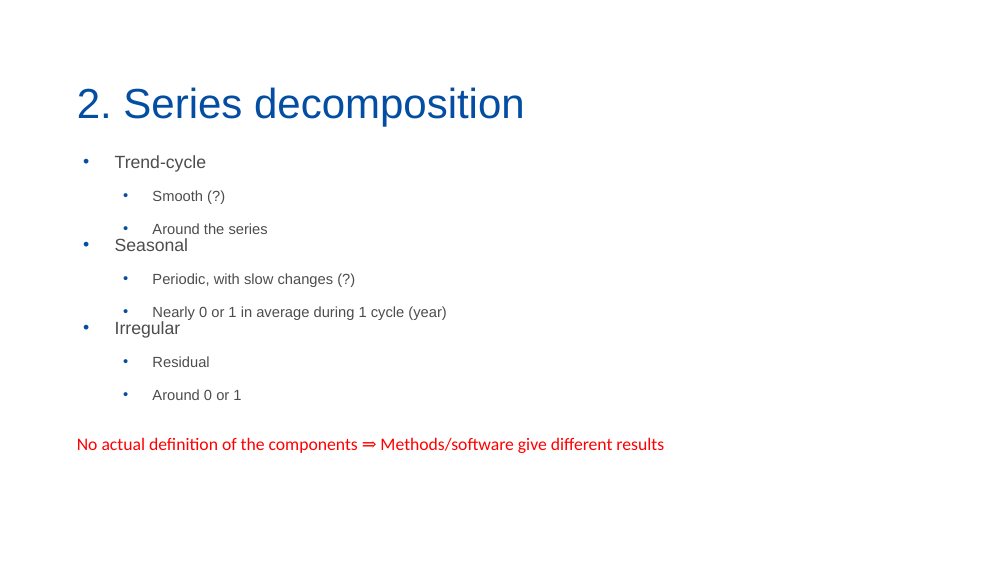
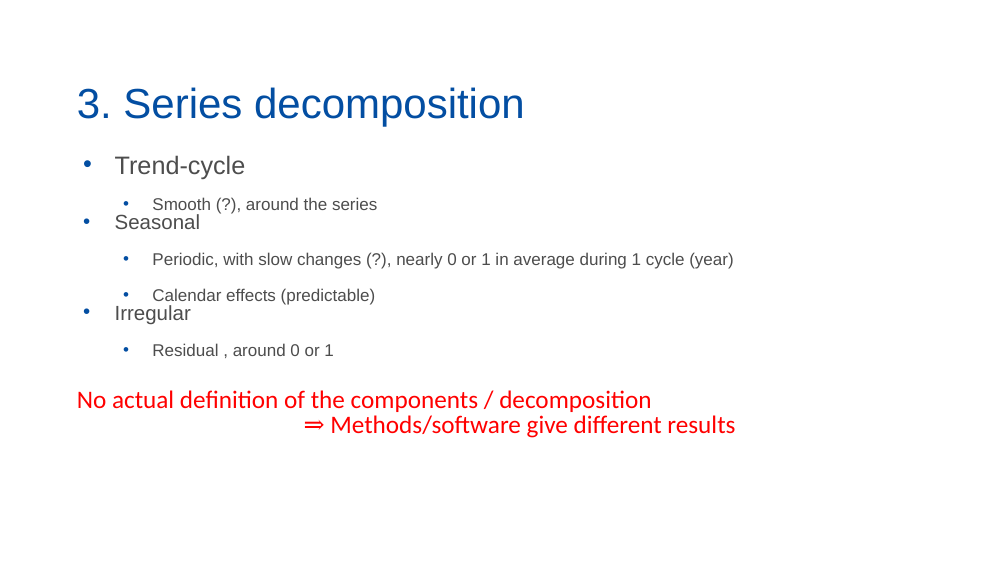
Before and after one commit to palatej/ESTP2026, a slide deck: slide 8 of 1.0 Seasonal adjustment.pptx (slide 6 before the commit). Drawn at 1008x567 pixels with LibreOffice and Linux fonts; fonts in the diff are those of the drawing. Boxes give left, top, right and bottom in pixels: in the first picture for what was removed or moved away, otherwise in the second. Text is boxed around its words. In the diff, an @@ line names an element or a change of style, - is before the commit and + after.

```diff
--- a/1.0 Seasonal adjustment.pptx
+++ b/1.0 Seasonal adjustment.pptx
@@ title at (x1=77, y1=87, x2=525, y2=127): text changed @@
-2. Series decomposition
+3. Series decomposition
@@ text at (x1=115, y1=155, x2=246, y2=179): size 16.8 to 24.1 pt in "Trend-cycle"; size 16.8 to 19.5 pt in "Seasonal", "Irregular" @@
@@ text at (x1=152, y1=197, x2=377, y2=215): text changed; size 14 to 16.2 pt @@
-  • Smooth (?)
-  • Around the series
+  • Smooth (?), around the series
@@ text at (x1=152, y1=252, x2=733, y2=305): text changed; size 14 to 16.2 pt @@
-  • Periodic, with slow changes (?)
-  • Nearly 0 or 1 in average during 1 cycle (year)
+  • Periodic, with slow changes (?), nearly 0 or 1 in average during 1 cycle (year)
+  • Calendar effects (predictable)
@@ text at (x1=77, y1=343, x2=735, y2=438): text changed; size 16.8 to 24.1 pt @@
-  • Residual
-  • Around 0 or 1
-No actual definition of the components ⇒ Methods/software give different results
+  • Residual , around 0 or 1
+No actual definition of the components / decomposition
+⇒ Methods/software give different results
```
Also in this commit, not shown: 6 other slides changed, 4 slides added, 1 slide removed, 5 other files.
